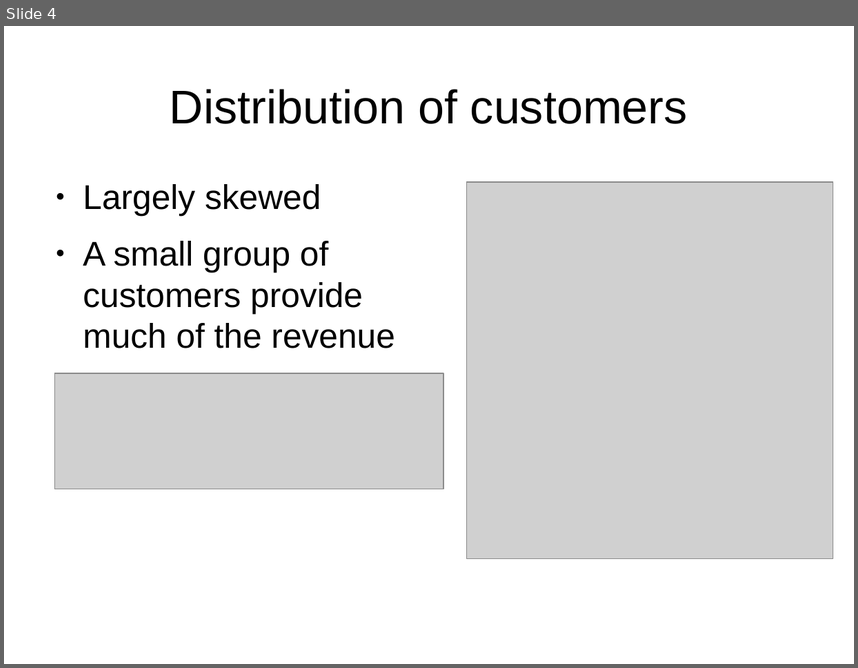
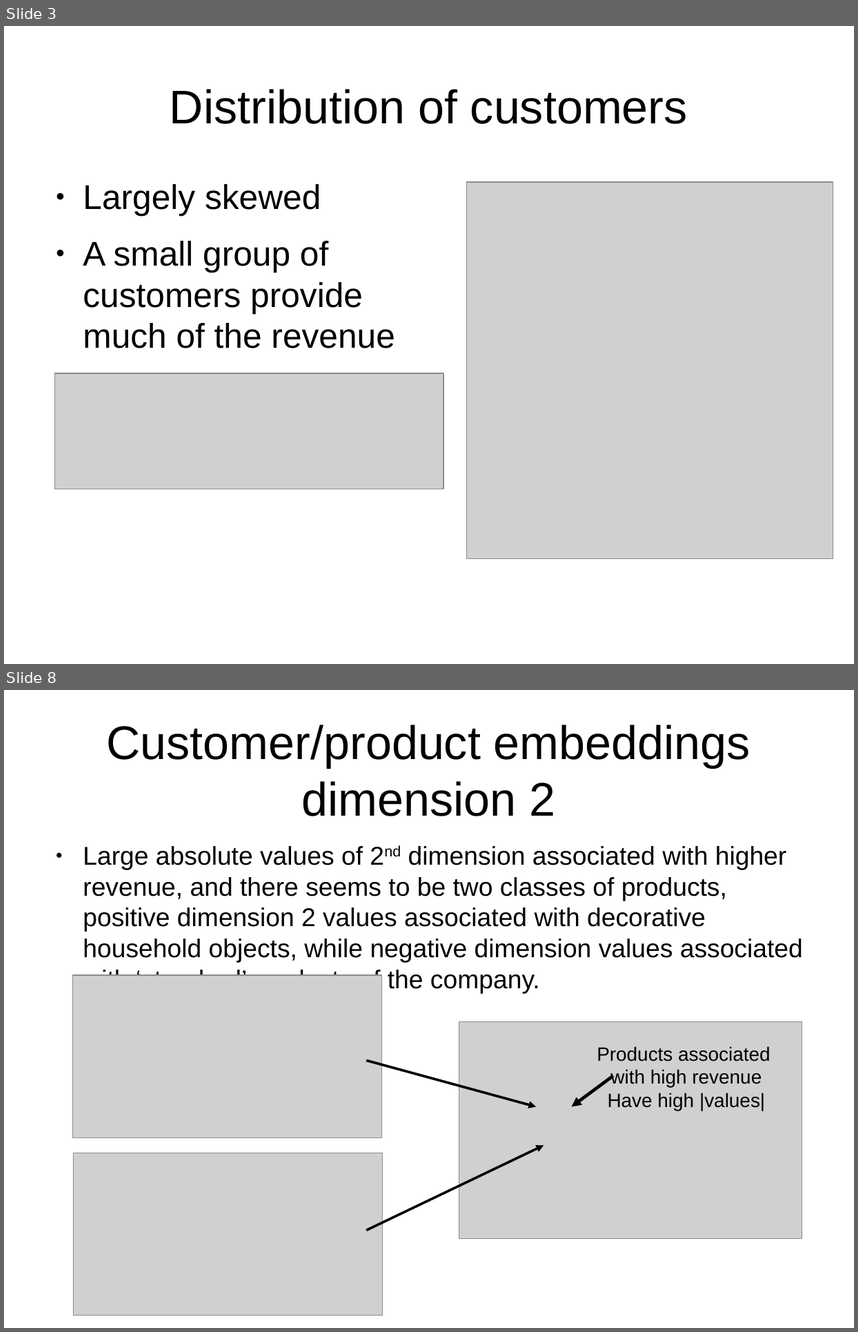
Before and after one commit to leexa90/E-commece-Data-Science, a slide deck: Present.odp. Shown one above the other, each under a label of ours: slide 4 before the commit, slides 3 and 8 after it; the slides between them are not shown. The pictures are 858x668 and 858x1332 pixels, drawn with LibreOffice and Linux fonts; fonts in the diff are those of the drawing; grey boxes stand for pictures. Boxes give left, top, right and bottom in pixels: in the first picture for what was removed or moved away, otherwise in the second. Text is boxed around its words. In the diff, an @@ line names an element or a change of style, - is before the commit and + after.

```diff
--- a/Present.odp
+++ b/Present.odp
@@ slide 8 added at (4,690,854,1328), background #FFFFFF @@
@@ title added at (107,724,751,816), 44 pt, text #000000 @@
+Customer/product embeddings dimension 2
@@ text added at (83,846,803,989), 24 pt, text #000000 @@
+● Large absolute values of 2nd dimension associated with higher revenue, and there seems to be two classes of products, positive dimension 2 values associated with decorative household objects, while negative dimension values associated with ‘standard’ products of the company.
@@ picture added at (72,976,382,1137) @@
@@ picture added at (459,1022,802,1239) @@
@@ arrow added from (366, 1061) to (536, 1107), #000000 2.3 pt @@
@@ text added at (597,1046,770,1110), 18 pt, text #000000 @@
+Products associated
+with high revenue
+Have high |values|
@@ arrow added from (613, 1076) to (572, 1107), #000000 3 pt @@
@@ picture added at (74,1153,383,1315) @@
@@ arrow added from (366, 1230) to (544, 1145), #000000 2.3 pt @@
@@ what was slide 4 is now slide 3 @@
```
Also in this commit, not shown: 3 slides changed, 5 other slides added, 4 slides removed, 2 other files.
